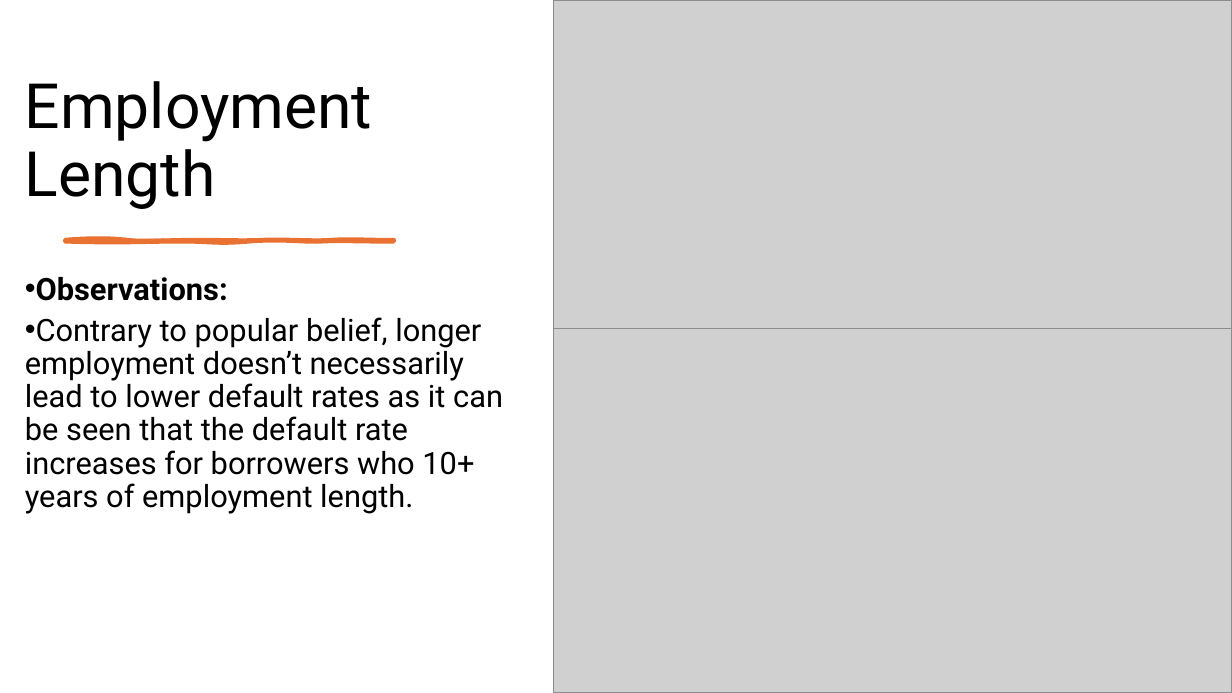
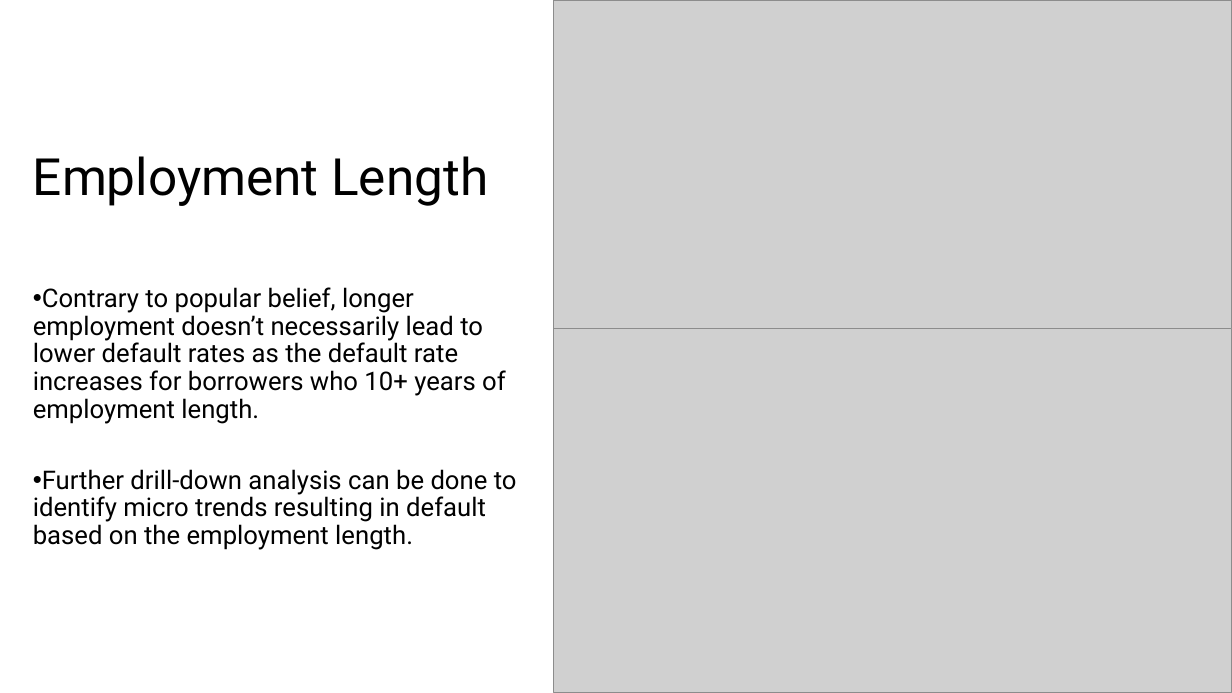
Before and after one commit to cyberpirate92/lending-club-case-study, a slide deck: slide 11 of Lending Club Case Study.pptx. Drawn at 1232x693 pixels with LibreOffice and Linux fonts; fonts in the diff are those of the drawing; grey boxes stand for pictures. Boxes give left, top, right and bottom in pixels: in the first picture for what was removed or moved away, otherwise in the second. Text is boxed around its words. In the diff, an @@ line names an element or a change of style, - is before the commit and + after.

Commit message:
chore: Add some more analysis

```diff
--- a/Lending Club Case Study.pptx
+++ b/Lending Club Case Study.pptx
@@ rectangle added at (0,0,1232,277), fill #FFFFFF @@
@@ title "Employment Length": place and size @@
-title "Employment Length" at (25,81,372,209)
+title "Employment Length" at (33,156,488,206)
@@ title "Employment Length" at (33,156,488,206): size 48.6 to 40 pt; vertical alignment bottom to middle @@
@@ freeform shape removed at (65,240,394,242) @@
@@ text "Contrary to popular belief, longer ..." at (33,287,517,550): vertical alignment top to middle @@
@@ text at (33,287,517,550): text changed; size 24 to 20 pt @@
-• Observations:
-• Contrary to popular belief, longer employment doesn’t necessarily lead to lower default rates as it can be seen that the default rate increases for borrowers who 10+ years of employment length.
+• Contrary to popular belief, longer employment doesn’t necessarily lead to lower default rates as the default rate increases for borrowers who 10+ years of employment length.
+• Further drill-down analysis can be done to identify micro trends resulting in default based on the employment length.
```
Also in this commit, not shown: 5 other slides changed, 4 slides added, 2 slides removed, 1 other file.
